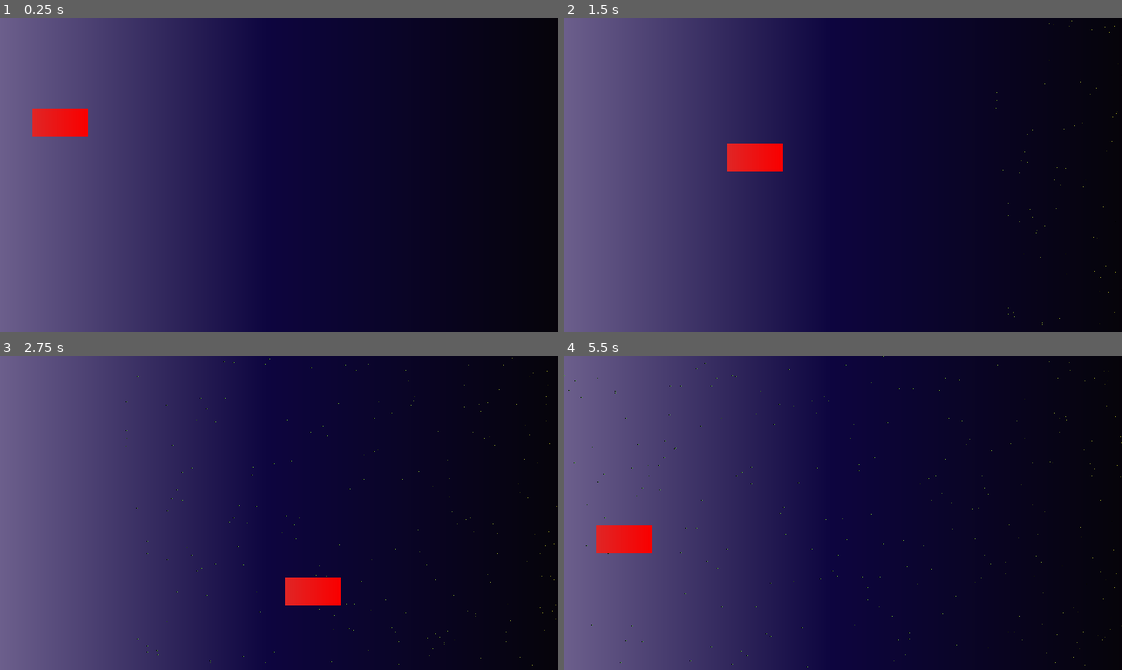
Above: before the commit, frames 1-4 (two rows, left to right).
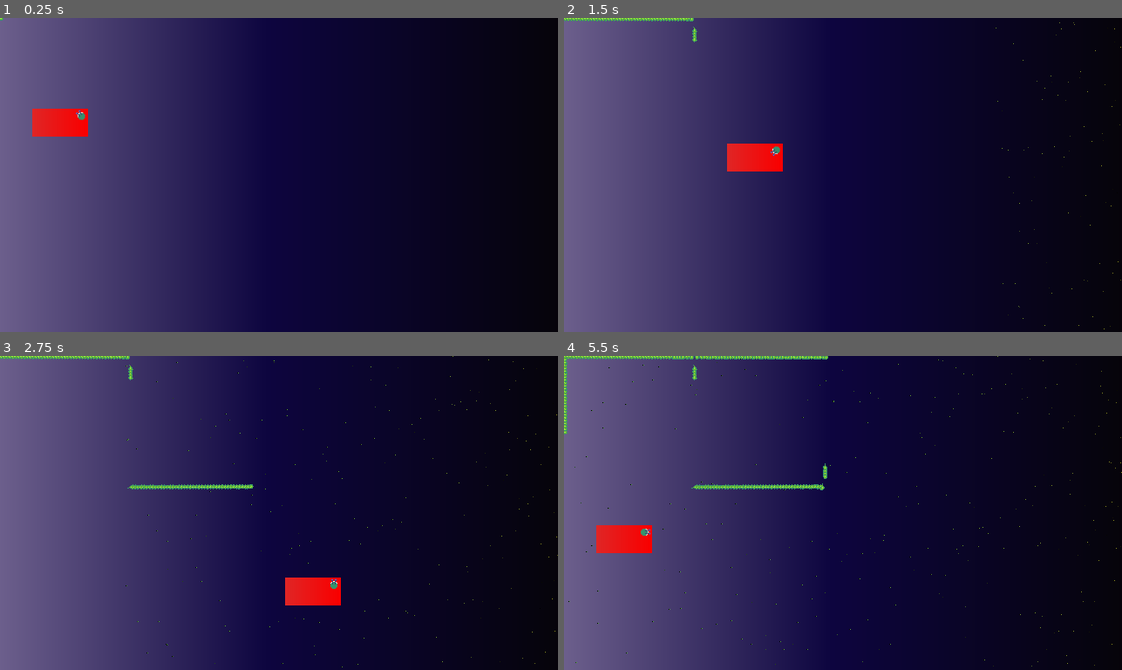
Above: after the commit, the same moments.

Repository: Boyquotes/pub_godot_projects
Game: Godot game, scene res://LevelBackground.tscn
The game is run twice, just before and just after one commit, with the same random seed, the same clock (stepped at 60 frames per second) and the same inputs.
Inputs (mouse positions are in pixels of both pictures, inside the frame that each line leads up to):
- Up to frame 1 (0.25 s): no input
- Up to frame 2 (1.5 s): tap Enter at 0.5 s; move the mouse to (965, 159) at 0.52 s; hold D (right) 0.53-1.28 s; hold Space (shoot, bound only after the commit) 0.53-1.28 s; move the mouse to (731, 190) at 1.27 s; hold S (down) from 1.28 s (still down); tap Space (shoot, bound only after the commit) at 1.35 s
- Up to frame 3 (2.75 s): move the mouse to (334, 443) at 2.02 s; release S (down) at 2.03 s; hold D (right) from 2.03 s (still down); hold Space (shoot, bound only after the commit) from 2.03 s (still down)
- Up to frame 4 (5.5 s): move the mouse to (815, 575) at 2.77 s; release D (right) at 2.78 s; release Space (shoot, bound only after the commit) at 2.78 s; hold W (up) 2.78-3.53 s; tap Space (shoot, bound only after the commit) at 2.85, 4.35 s; move the mouse to (1010, 560) at 3.52 s; hold Space (shoot, bound only after the commit) 3.53-4.28 s; hold A (left) 3.53-5.03 s; move the mouse to (675, 465) at 4.27 s; move the mouse to (870, 513) at 5.02 s; hold S (down) from 5.03 s (still down); hold Space (shoot, bound only after the commit) from 5.03 s (still down)

The runs differ from the first frame. In frame 1, less than 0.1% of the frame differs, in the area x 0-16%, y 0-33%; in frame 2, 0.4%; in frame 3, 0.8%; in frame 4, 1.3%, in the area x 0-100%, y 0-100%.

Commit message:
Weekend update, shooting part 1

Diff:
--- /dev/null
+++ b/AstralAegis/Bullet.gd
@@ -0,0 +1,17 @@
+extends Area2D
+
+
+# Declare member variables here. Examples:
+# var a = 2
+# var b = "text"
+var speed:float = 200
+
+# Called when the node enters the scene tree for the first time.
+func _ready():
+	pass # Replace with function body.
+
+
+# Called every frame. 'delta' is the elapsed time since the previous frame.
+
+func _physics_process(delta):
+	position += transform.x * speed * delta
--- /dev/null
+++ b/AstralAegis/Bullet.tscn
@@ -0,0 +1,8 @@
+[gd_scene load_steps=2 format=2]
+
+[ext_resource path="res://bullet-g.png" type="Texture" id=1]
+
+[node name="Bullet" type="Area2D"]
+
+[node name="Sprite" type="Sprite" parent="."]
+texture = ExtResource( 1 )
--- a/AstralAegis/LevelBackground.tscn
+++ b/AstralAegis/LevelBackground.tscn
@@ -1,6 +1,8 @@
-[gd_scene load_steps=15 format=2]
+[gd_scene load_steps=14 format=2]
 
 [ext_resource path="res://Player.gd" type="Script" id=1]
+[ext_resource path="res://Weapon.tscn" type="PackedScene" id=2]
+[ext_resource path="res://Bullet.tscn" type="PackedScene" id=3]
 
 [sub_resource type="Gradient" id=1]
 offsets = PoolRealArray( 1.02857e-38, 0.47486, 0.988827 )
@@ -11,36 +13,6 @@
 
 [sub_resource type="CanvasItemMaterial" id=3]
 
-[sub_resource type="Curve" id=9]
-min_value = -1.0
-_data = [ Vector2( 0.0224719, -0.0681818 ), 0.0, -1.57445, 0, 0, Vector2( 1, 0.131818 ), 1.52299, 0.0, 0, 0 ]
-
-[sub_resource type="CurveTexture" id=10]
-curve = SubResource( 9 )
-
-[sub_resource type="Curve" id=4]
-max_value = 2.0
-_data = [ Vector2( 0.00561798, 0.590909 ), 0.0, 0.809091, 0, 0, Vector2( 0.988764, 1.37273 ), -0.431515, 0.0, 0, 0 ]
-
-[sub_resource type="CurveTexture" id=5]
-curve = SubResource( 4 )
-
-[sub_resource type="ParticlesMaterial" id=6]
-emission_shape = 2
-emission_box_extents = Vector3( 1, 180, 0 )
-flag_disable_z = true
-direction = Vector3( 0, 1, 0 )
-spread = 105.15
-gravity = Vector3( -100, 0, 0 )
-orbit_velocity = 0.0
-orbit_velocity_random = 0.0
-linear_accel = 0.5
-linear_accel_random = 0.19
-scale_random = 0.85
-scale_curve = SubResource( 5 )
-color = Color( 0.839216, 1, 0.0431373, 1 )
-hue_variation_curve = SubResource( 10 )
-
 [sub_resource type="Gradient" id=7]
 offsets = PoolRealArray( 0, 0.00584795, 0.333333, 0.520468 )
 colors = PoolColorArray( 0, 0, 0, 1, 1, 1, 1, 1, 0.889962, 0.889962, 0.889962, 1, 0.649123, 0.649123, 0.649123, 1 )
@@ -48,6 +20,17 @@
 [sub_resource type="GradientTexture" id=8]
 gradient = SubResource( 7 )
 width = 2
+
+[sub_resource type="Curve" id=4]
+max_value = 2.0
+_data = [ Vector2( 0.00561798, 0.590909 ), 0.0, 0.809091, 0, 0, Vector2( 0.988764, 1.37273 ), -0.431515, 0.0, 0, 0 ]
+
+[sub_resource type="Curve" id=9]
+min_value = -1.0
+_data = [ Vector2( 0.0224719, -0.0681818 ), 0.0, -1.57445, 0, 0, Vector2( 1, 0.131818 ), 1.52299, 0.0, 0, 0 ]
+
+[sub_resource type="RectangleShape2D" id=13]
+extents = Vector2( 32, 16 )
 
 [sub_resource type="Gradient" id=11]
 colors = PoolColorArray( 0.886275, 0.14902, 0.14902, 1, 0.984314, 0, 0, 1 )
@@ -57,9 +40,6 @@
 height = 32
 fill_from = Vector2( 0.0166667, 0 )
 
-[sub_resource type="RectangleShape2D" id=13]
-extents = Vector2( 32, 16 )
-
 [node name="LevelBackground" type="Node2D"]
 
 [node name="BGColor" type="Sprite" parent="."]
@@ -67,23 +47,42 @@
 scale = Vector2( 0.31543, 362.5 )
 texture = SubResource( 2 )
 
-[node name="Particles2D" type="Particles2D" parent="."]
+[node name="Particles2D" type="CPUParticles2D" parent="."]
 material = SubResource( 3 )
 position = Vector2( 663, 177 )
 amount = 1000
 lifetime = 10.0
 preprocess = 0.15
 speed_scale = 1.11
-process_material = SubResource( 6 )
 texture = SubResource( 8 )
+emission_shape = 2
+emission_rect_extents = Vector2( 1, 180 )
+direction = Vector2( 0, 1 )
+spread = 105.15
+gravity = Vector2( -100, 0 )
+linear_accel = 0.5
+linear_accel_random = 0.19
+scale_amount_random = 0.85
+scale_amount_curve = SubResource( 4 )
+color = Color( 0.839216, 1, 0.0431373, 1 )
+hue_variation_curve = SubResource( 9 )
+
+[node name="Node2D" type="Node2D" parent="."]
 
 [node name="Player" type="KinematicBody2D" parent="."]
 script = ExtResource( 1 )
 
-[node name="Sprite" type="Sprite" parent="Player"]
+[node name="Ship" type="CollisionShape2D" parent="Player"]
 position = Vector2( 69, 120 )
+shape = SubResource( 13 )
+
+[node name="ShipSprite" type="Sprite" parent="Player/Ship"]
 texture = SubResource( 12 )
 
-[node name="CollisionShape2D" type="CollisionShape2D" parent="Player"]
-position = Vector2( 69, 120 )
-shape = SubResource( 13 )
+[node name="Hardpoints" type="Node2D" parent="Player/Ship"]
+
+[node name="Hardpoint1" type="Node2D" parent="Player/Ship/Hardpoints"]
+
+[node name="Weapon" parent="Player/Ship/Hardpoints/Hardpoint1" instance=ExtResource( 2 )]
+
+[node name="Bullet" parent="." instance=ExtResource( 3 )]
--- a/AstralAegis/Player.gd
+++ b/AstralAegis/Player.gd
@@ -1,6 +1,7 @@
 extends KinematicBody2D
 
 export (int) var speed = 200
+var bullet_scene = preload("res://Bullet.tscn")
 
 var velocity = Vector2()
 
@@ -14,6 +15,8 @@
 		velocity.y += 1
 	if Input.is_action_pressed("up"):
 		velocity.y -= 1
+	if Input.is_action_pressed("shoot"):
+		shoot()
 	velocity = velocity.normalized() * speed
 
 func _physics_process(delta):
@@ -22,3 +25,10 @@
 
 func _ready() -> void:
 	pass # Replace with function body.
+
+func shoot():
+	print("shooting")
+	var bullet = bullet_scene.instance()
+	bullet.position = self.position
+	bullet.look_at(get_global_mouse_position())
+	owner.add_child(bullet)
--- /dev/null
+++ b/AstralAegis/Weapon.gd
@@ -0,0 +1,16 @@
+extends Node2D
+
+# Declare member variables here. Examples:
+# var a = 2
+# var b = "text"
+
+
+# Called when the node enters the scene tree for the first time.
+func _ready():
+	pass # Replace with function body.
+
+
+# Called every frame. 'delta' is the elapsed time since the previous frame.
+func _process(delta):
+	var mouse_pos:Vector2 = get_global_mouse_position()
+	get_node("Sprite").look_at(mouse_pos)
--- /dev/null
+++ b/AstralAegis/Weapon.tscn
@@ -0,0 +1,12 @@
+[gd_scene load_steps=3 format=2]
+
+[ext_resource path="res://Weapon.gd" type="Script" id=1]
+[ext_resource path="res://test_turret.png" type="Texture" id=2]
+
+[node name="Weapon" type="Node2D"]
+script = ExtResource( 1 )
+
+[node name="Sprite" type="Sprite" parent="."]
+position = Vector2( 24, -8 )
+rotation = 1.5708
+texture = ExtResource( 2 )
--- a/AstralAegis/project.godot
+++ b/AstralAegis/project.godot
@@ -18,6 +18,7 @@
 
 window/size/width=640
 window/size/height=360
+window/stretch/mode="2d"
 window/stretch/aspect="keep"
 
 [gui]
@@ -46,6 +47,12 @@
 "events": [ Object(InputEventKey,"resource_local_to_scene":false,"resource_name":"","device":0,"alt":false,"shift":false,"control":false,"meta":false,"command":false,"pressed":false,"scancode":68,"physical_scancode":0,"unicode":0,"echo":false,"script":null)
  ]
 }
+shoot={
+"deadzone": 0.5,
+"events": [ Object(InputEventKey,"resource_local_to_scene":false,"resource_name":"","device":0,"alt":false,"shift":false,"control":false,"meta":false,"command":false,"pressed":false,"scancode":32,"physical_scancode":0,"unicode":0,"echo":false,"script":null)
+, Object(InputEventMouseButton,"resource_local_to_scene":false,"resource_name":"","device":0,"alt":false,"shift":false,"control":false,"meta":false,"command":false,"button_mask":0,"position":Vector2( 0, 0 ),"global_position":Vector2( 0, 0 ),"factor":1.0,"button_index":1,"pressed":false,"doubleclick":false,"script":null)
+ ]
+}
 
 [physics]
 
Binary file added: AstralAegis/bullet-asep.aseprite
Binary file added: AstralAegis/bullet-g.png
Not shown, added: AstralAegis/bullet-g.png.import
Binary file added: AstralAegis/test_turret.png
Not shown, added: AstralAegis/test_turret.png.import
Not shown, added: .DS_Store
